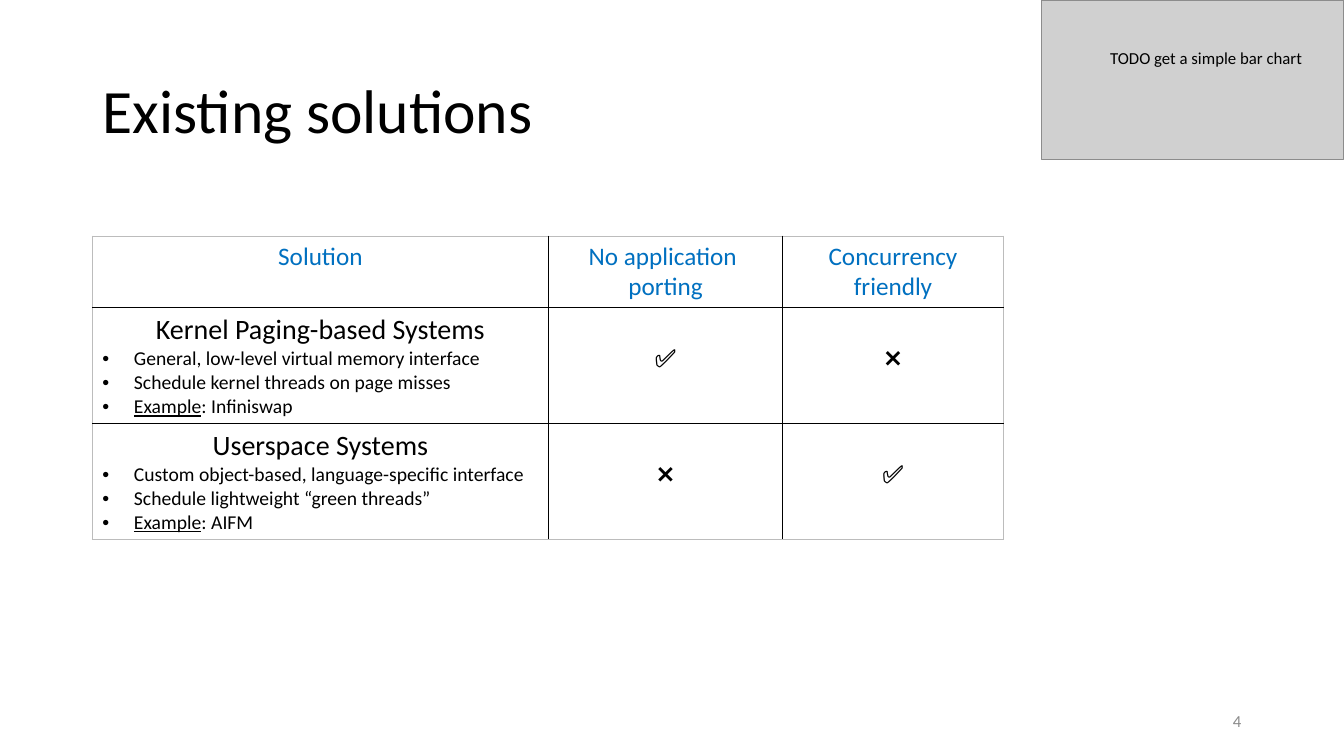
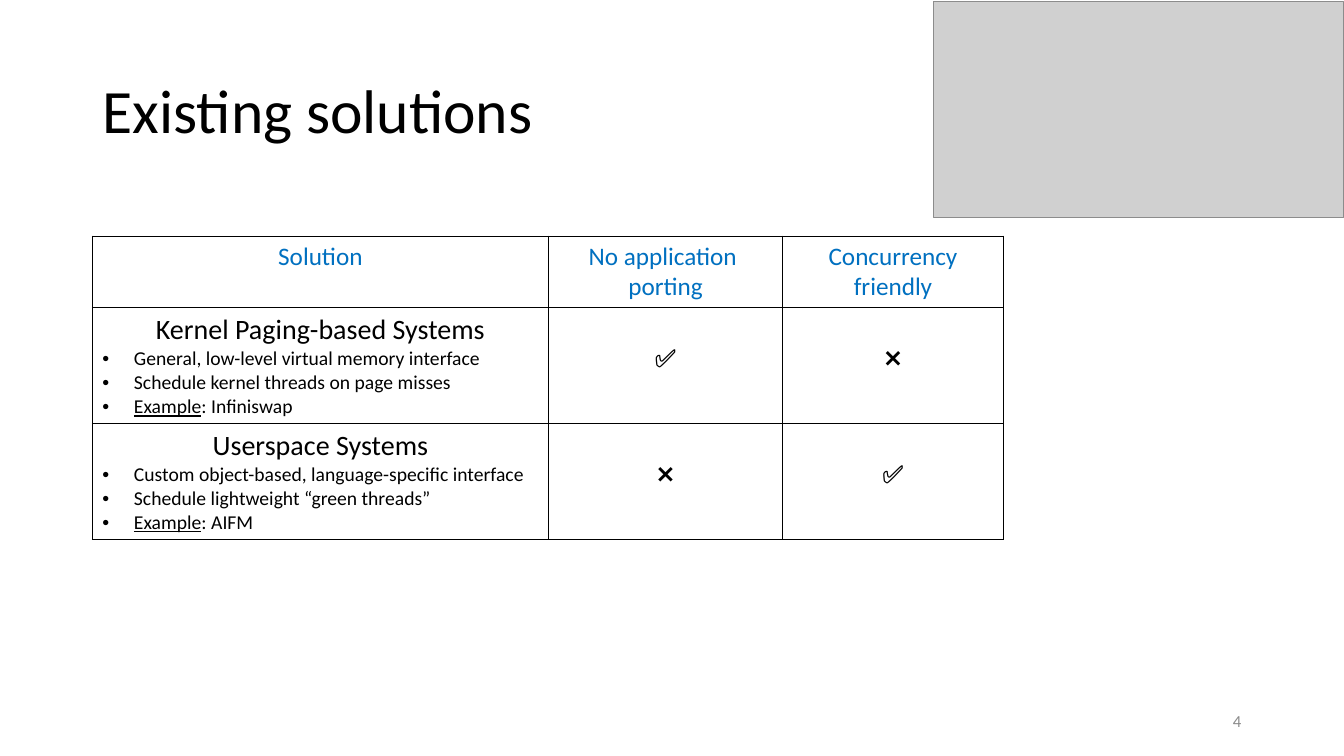
Before and after one commit to eden-farmem/eden-all, a slide deck: slide 4 of doc/talks/asplos.pptx. Drawn at 1344x756 pixels with LibreOffice and Linux fonts; fonts in the diff are those of the drawing; grey boxes stand for pictures. Boxes give left, top, right and bottom in pixels: in the first picture for what was removed or moved away, otherwise in the second. Text is boxed around its words. In the diff, an @@ line names an element or a change of style, - is before the commit and + after.

```diff
--- a/doc/talks/asplos.pptx
+++ b/doc/talks/asplos.pptx
@@ picture: place and size @@
-picture at [1042, 0, 1344, 159]
+picture at [934, 2, 1344, 218]
@@ text removed at [1110, 52, 1302, 67] @@
-TODO get a simple bar chart
```
Also in this commit, not shown: 16 other slides changed, 17 slides added, 59 slides removed, 1 other file.
